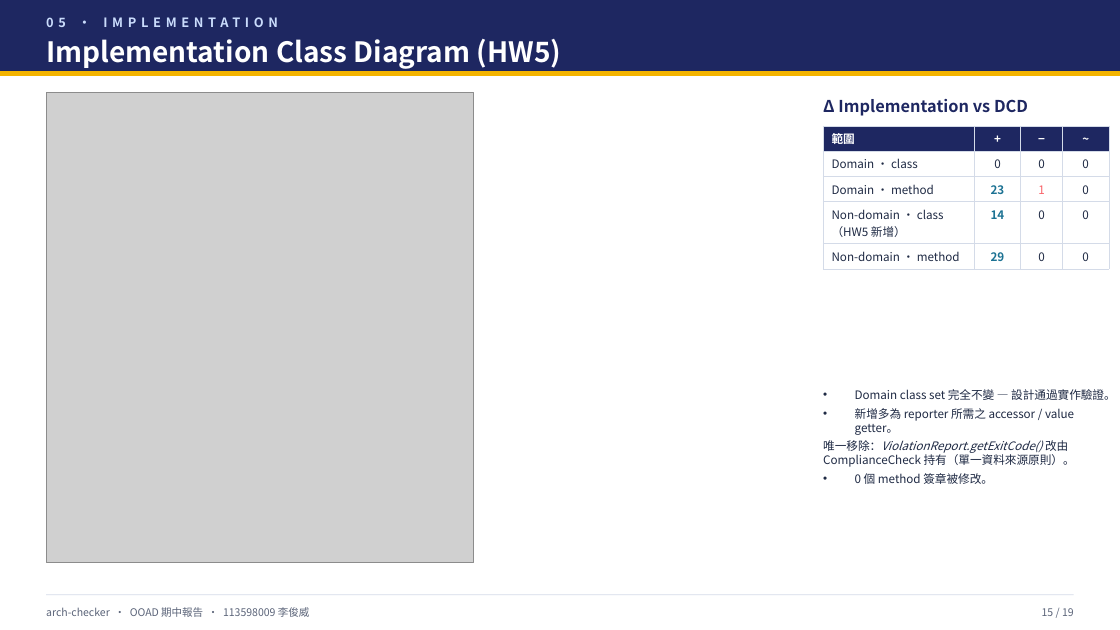
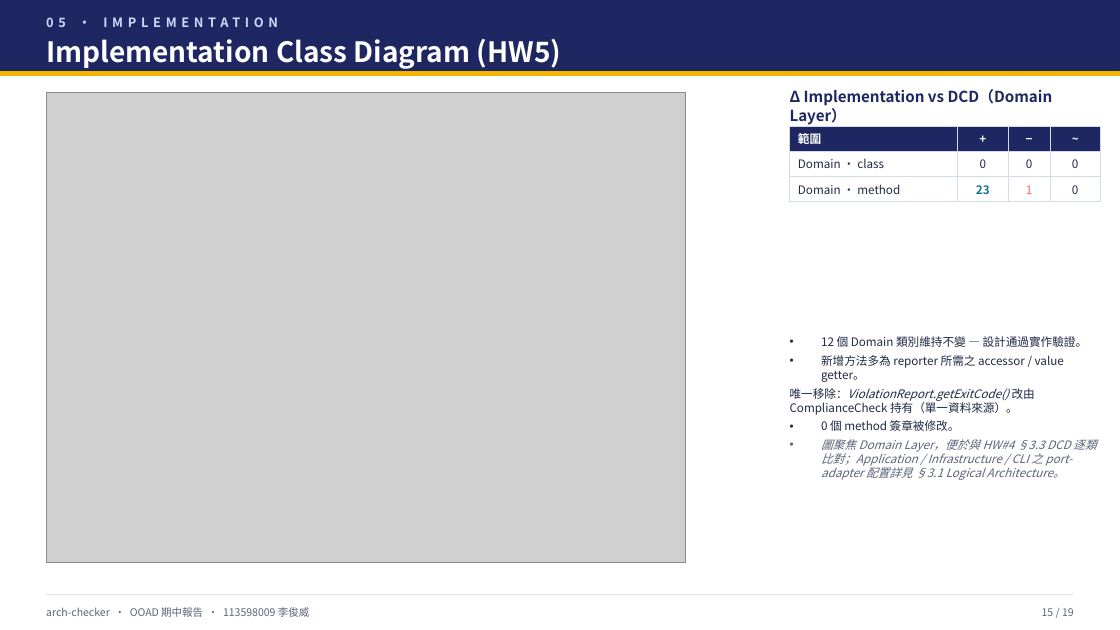
Before and after one commit to chun-wei0413/arch-checker, a slide deck: slide 16 of hw/Midterm/midterm-team6.pptx. Drawn at 1120x630 pixels with LibreOffice and Linux fonts; fonts in the diff are those of the drawing; grey boxes stand for pictures. Boxes give left, top, right and bottom in pixels: in the first picture for what was removed or moved away, otherwise in the second. Text is boxed around its words. In the diff, an @@ line names an element or a change of style, - is before the commit and + after.

Commit message:
[Documentation] Sync Midterm deck with the HW5 deliverable
- Replace the simulated terminal text on demo snapshot slides 7–9 with
  the real PNG captures (build-success, sample-project-check,
  suppress-demo, json-output-demo) committed in 9a972d3
- Switch SSD / SD on slides 12–14 to the HW5 renders that carry
  activation bars, GRASP labels, and the UC-03 Abort branch
- Embed the redrawn Domain-Layer-only Implementation Class Diagram on
  slide 16 and shrink the Δ table to the Domain rows that are actually
  visible in the figure; the Application/Infrastructure delta is
  already on §4.3 Table 4.3.1
- Replace simulated mvn output on slide 18 with the test-result.png
  snapshot
- Catch up to the rename refactor: domain.constraint→domain.rule,
  constraintId→ruleId, "標的某 Constraint"→ComplianceRule,
  "Repository 隱藏 YAML I/O"→SuppressionStore, NamingRuleTest path

```diff
--- a/hw/Midterm/midterm-team6.pptx
+++ b/hw/Midterm/midterm-team6.pptx
@@ text at [790, 89, 1053, 125]: text changed; size 14 to 13 pt @@
-Δ Implementation vs DCD
+Δ Implementation vs DCD（Domain Layer）
@@ picture: place and size @@
-picture at [46, 92, 474, 563]
+picture at [46, 92, 686, 563]
@@ table at [790, 126, 1101, 210] @@
-row 4: Non-domain · class（HW5 新增） | 14 | 0 | 0
-row 5: Non-domain · method | 29 | 0 | 0
@@ table: place and size @@
-table at [823, 126, 1109, 265]
+table at [790, 126, 1101, 210]
@@ text "12 個 Domain 類別維持不變 — ...": place and size @@
-text "12 個 Domain 類別維持不變 — ..." at [823, 389, 1116, 484]
+text "12 個 Domain 類別維持不變 — ..." at [790, 336, 1096, 480]
@@ text at [790, 336, 1088, 415]: text changed @@
-• Domain class set 完全不變 — 設計通過實作驗證。
-• 新增多為 reporter 所需之 accessor / value getter。
-• 唯一移除：ViolationReport.getExitCode() 改由 ComplianceCheck 持有（單一資料來源原則）。
+• 12 個 Domain 類別維持不變 — 設計通過實作驗證。
+• 新增方法多為 reporter 所需之 accessor / value getter。
+• 唯一移除：ViolationReport.getExitCode() 改由 ComplianceCheck 持有（單一資料來源）。
@@ text at [821, 439, 1096, 480]: paragraph added @@
+• 圖聚焦 Domain Layer，便於與 HW#4 §3.3 DCD 逐類比對；Application / Infrastructure / CLI 之 port-adapter 配置詳見 §3.1 Logical Architecture。
```
Also in this commit, not shown: 13 other slides changed, 1 other file.
